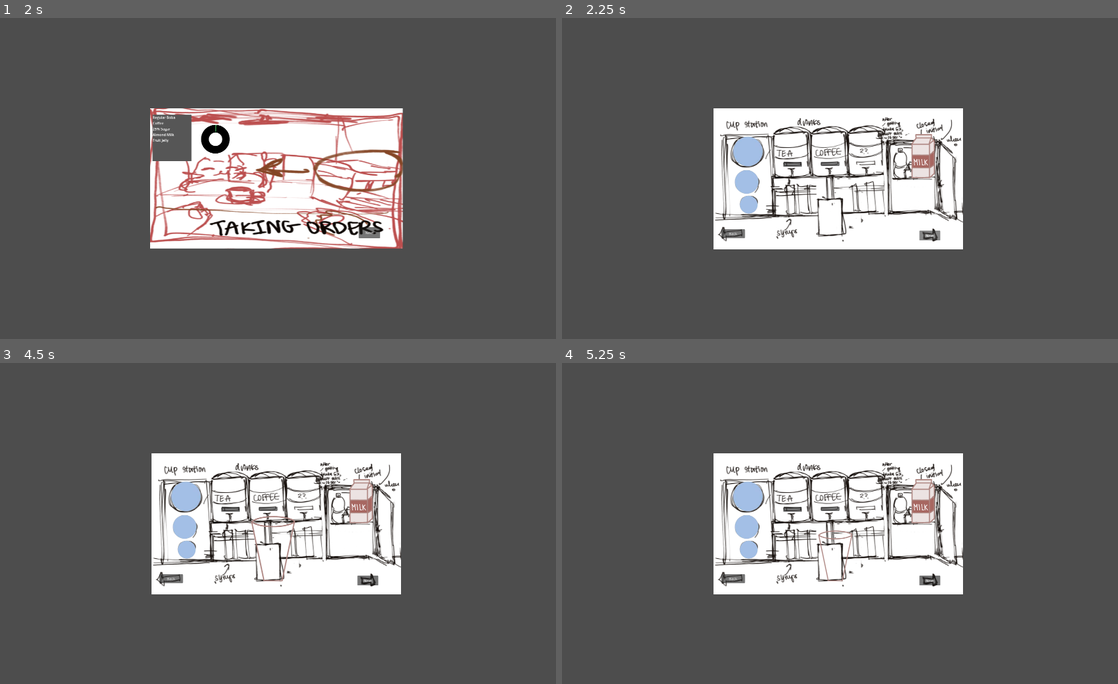
Above: before the commit, frames 1-4 (two rows, left to right).
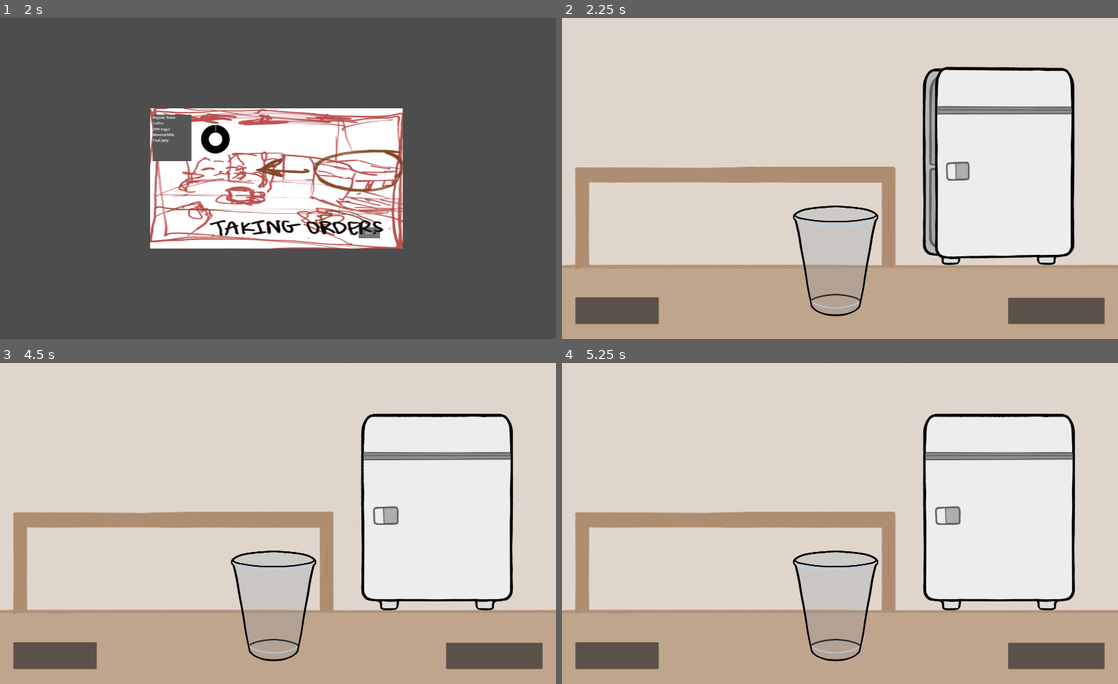
Above: after the commit, the same moments.

Repository: Lyra126/boba-cat
Game: Godot game, scene res://scenes/start_screen/main_scene.tscn
Two runs of this game, one before a commit and one after it. Both use one fixed random seed, a clock stepped at 60 frames per second and the inputs below.
Inputs (mouse positions are in pixels of both pictures, inside the frame that each line leads up to; where the layout moved, square brackets give the same spot in the first picture):
- Up to frame 1 (2 s): click (216, 226) at 0.5 s; tap Enter at 1.25 s; move the mouse to (400, 162) at 1.27 s; press the mouse at (400, 162) at 1.28 s
- Up to frame 2 (2.25 s): release the mouse at (962, 162) at 2 s; click "Next" at 2 s
- Up to frame 3 (4.5 s): click (55, 655) [172, 578] at 2.75 s; click "Next" at 3.5 s; click (183, 497) at 4.27 s
- Up to frame 4 (5.25 s): click (745, 526) at 5.02 s

Frame 1 is identical in both runs. In frame 2, 95% of the frame differs, in the area x 0-100%, y 0-100%; in frame 3, 95%; in frame 4, 95%.

Commit message:
removed unncessary stuff, added some logic to submit order, etc

Diff:
--- a/global.gd
+++ b/global.gd
@@ -1,3 +1,7 @@
 extends Node
 
 var SomethingBeingClickedRn = false
+var prevOrderFinished = false
+var order = []
+var playerOrder = []
+var totalCurrency = 0
--- a/scenes/FinalStation/FinalStation.gd
+++ b/scenes/FinalStation/FinalStation.gd
@@ -1,5 +1,4 @@
 extends Node2D
-
 
 # Called when the node enters the scene tree for the first time.
 func _ready():
@@ -12,7 +11,15 @@
 
 
 func _on_submit_order_pressed():
-	print("submitted")
+	var ordersMatch = false
+	print("checking if player made order correctly...")
+	if len(global.order) == len(global.playerOrder):
+		for i in range(len(global.order)):
+			if global.order[i] != global.playerOrder[i]:
+				return
+		ordersMatch = true
+	else:
+		print("Arrays have different lengths, cannot compare elements.")
 
 
 func _on_back_pressed():
--- a/scenes/OrderForm/OrderForm.gd
+++ b/scenes/OrderForm/OrderForm.gd
@@ -5,9 +5,8 @@
 var syrup_options = ["25% Sugar", "50% Sugar", "75% Sugar"]
 var milk_options = ["Oat Milk", "Almond Milk", "Regular Milk"]
 var topping_options = ["Popping Boba Pearls", "Dalgona Chunks", "Fruit Jelly"]
-var order = []
 
-var prevOrderFinished = false
+
 
 # Called when the node enters the scene tree for the first time.
 func _ready():
@@ -22,13 +21,13 @@
 	var milk = milk_options[randi() % milk_options.size()]
 	var topping = topping_options[randi() % topping_options.size()]
 
-	order = [boba, drink, syrup, milk, topping]
+	global.order = [boba, drink, syrup, milk, topping]
 	# Print the order (you can replace this with your order processing logic)
 	print("Customer ordered:", boba, drink, syrup, milk, "with", topping)
 
 func showOrder():
 	var orderText = ""
-	for item in order:
+	for item in global.order:
 		orderText += str(item) + "\n"
 	print(orderText)
 	$Label.set_text(orderText)
--- a/scenes/customer_line/customer_line.gd
+++ b/scenes/customer_line/customer_line.gd
@@ -24,7 +24,7 @@
 
 
 func _on_next_pressed():
-	get_tree().change_scene_to_file("res://scenes/drink_station/make_boba.tscn")
+	get_tree().change_scene_to_file("res://scenes/drink_station/liquid_station.tscn")
 
 
 
--- a/scenes/drink_station/liquid_station.gd
+++ b/scenes/drink_station/liquid_station.gd
@@ -1,16 +1,4 @@
 extends Node2D
-
-var cupsize : String = ""
-var small : Texture = preload("res://assets/small.png")
-var medium : Texture = preload("res://assets/med.png")
-var large : Texture = preload("res://assets/large.png")
-var smallTea : Texture = preload("res://assets/smallTea.png")
-var medTea : Texture = preload("res://assets/medTea.png")
-var largeTea : Texture = preload("res://assets/largeTea.png")
-var smallCoffee : Texture = preload("res://assets/smallCoffee.png")
-var medCoffee : Texture = preload("res://assets/medCoffee.png")
-var largeCoffee : Texture = preload("res://assets/largeCoffee.png")
-
 
 # Called when the node enters the scene tree for the first time.
 func _ready():
@@ -27,34 +15,11 @@
 
 
 func _on_next_pressed():
-	print("no next scene yet")
+	get_tree().change_scene_to_file("res://scenes/Toppings/Toppings.tscn")
 
-func _on_largecup_pressed():
-	$cupsize/cup.set_texture(large)
-	cupsize = "l"
-
-func _on_medcup_pressed():
-	$cupsize/cup.set_texture(medium)
-	cupsize = "m"
-
-func _on_smallcup_pressed():
-	$cupsize/cup.set_texture(small)
-	cupsize = "s"
 
 func _on_tea_pressed():
-	if ($cupsize/cup.get_texture() != null && cupsize != null):
-		if(cupsize == "s"):
-			$cupsize/cup.set_texture(smallTea)
-		elif(cupsize == "m"):
-			$cupsize/cup.set_texture(medTea)
-		elif(cupsize == "l"):
-			$cupsize/cup.set_texture(largeTea)
+	pass
 
 func _on_coffee_pressed():
-	if ($cupsize/cup.get_texture() != null && cupsize != null):
-		if(cupsize == "s"):
-			$cupsize/cup.set_texture(smallCoffee)
-		elif(cupsize == "m"):
-			$cupsize/cup.set_texture(medCoffee)
-		elif(cupsize == "l"):
-			$cupsize/cup.set_texture(largeCoffee)
+	pass
--- a/scenes/drink_station/liquid_station.tscn
+++ b/scenes/drink_station/liquid_station.tscn
@@ -117,22 +117,6 @@
 
 [node name="Camera2D" type="Camera2D" parent="."]
 
-[node name="Back" type="Button" parent="."]
-offset_left = -1231.0
-offset_top = 462.0
-offset_right = -893.0
-offset_bottom = 667.0
-text = "Back"
-metadata/_edit_use_anchors_ = true
-
-[node name="Next" type="Button" parent="."]
-offset_left = 866.0
-offset_top = 508.0
-offset_right = 1115.0
-offset_bottom = 676.0
-text = "Next"
-metadata/_edit_use_anchors_ = true
-
 [node name="fridge" type="Node2D" parent="."]
 script = ExtResource("13_ay75l")
 
@@ -250,8 +234,18 @@
 texture = ExtResource("13_8b6s5")
 metadata/_edit_lock_ = true
 
-[connection signal="pressed" from="Back" to="." method="_on_button_pressed"]
-[connection signal="pressed" from="Next" to="." method="_on_button_2_pressed"]
+[node name="Back" type="Button" parent="."]
+offset_left = -1206.0
+offset_top = 542.0
+offset_right = -826.0
+offset_bottom = 664.0
+
+[node name="Next" type="Button" parent="."]
+offset_left = 766.0
+offset_top = 544.0
+offset_right = 1206.0
+offset_bottom = 664.0
+
 [connection signal="input_event" from="fridge/fridge_area" to="fridge" method="_on_area_2d_input_event"]
 [connection signal="mouse_entered" from="fridge/fridge_area" to="fridge" method="_on_area_2d_mouse_entered"]
 [connection signal="mouse_exited" from="fridge/fridge_area" to="fridge" method="_on_area_2d_mouse_exited"]
@@ -263,3 +257,5 @@
 [connection signal="input_event" from="Milk Types/milk/milkSprite/milkArea" to="Milk Types/milk" method="_on_milk_area_input_event"]
 [connection signal="animation_finished" from="Milk Types/milk/milk_animations" to="Milk Types/milk" method="_on_milk_animations_animation_finished"]
 [connection signal="animation_looped" from="Milk Types/milk/milk_animations" to="Milk Types/milk" method="_on_milk_animations_animation_looped"]
+[connection signal="pressed" from="Back" to="." method="_on_back_pressed"]
+[connection signal="pressed" from="Next" to="." method="_on_next_pressed"]
